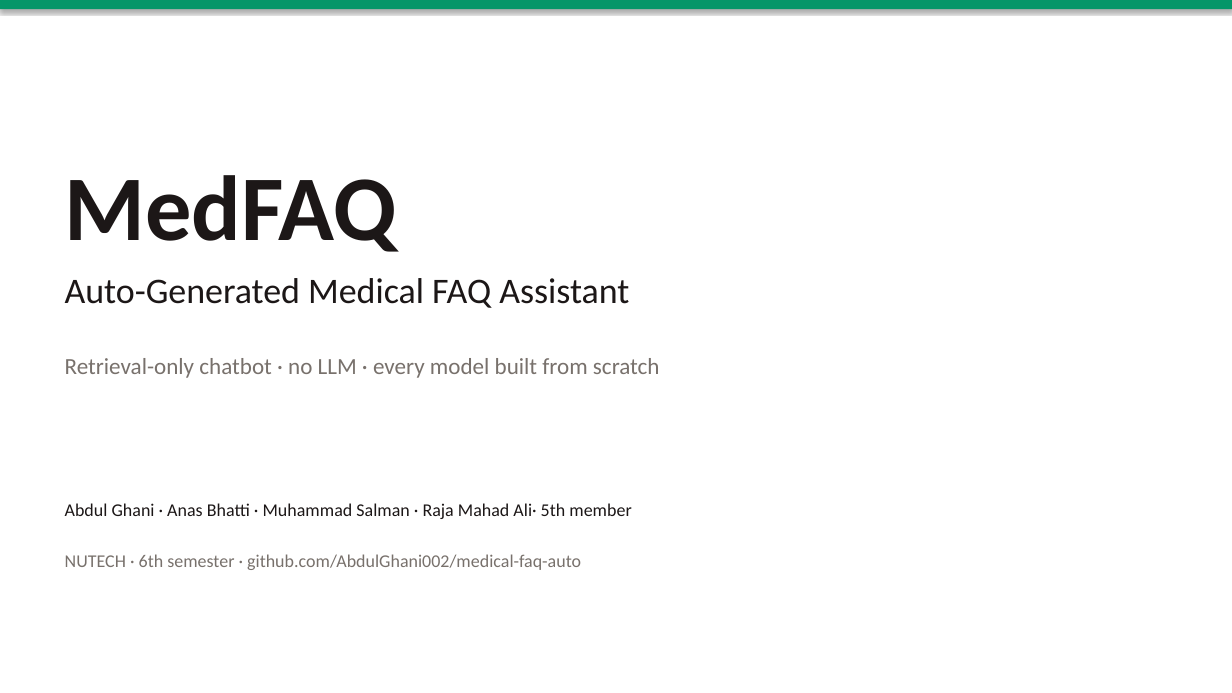
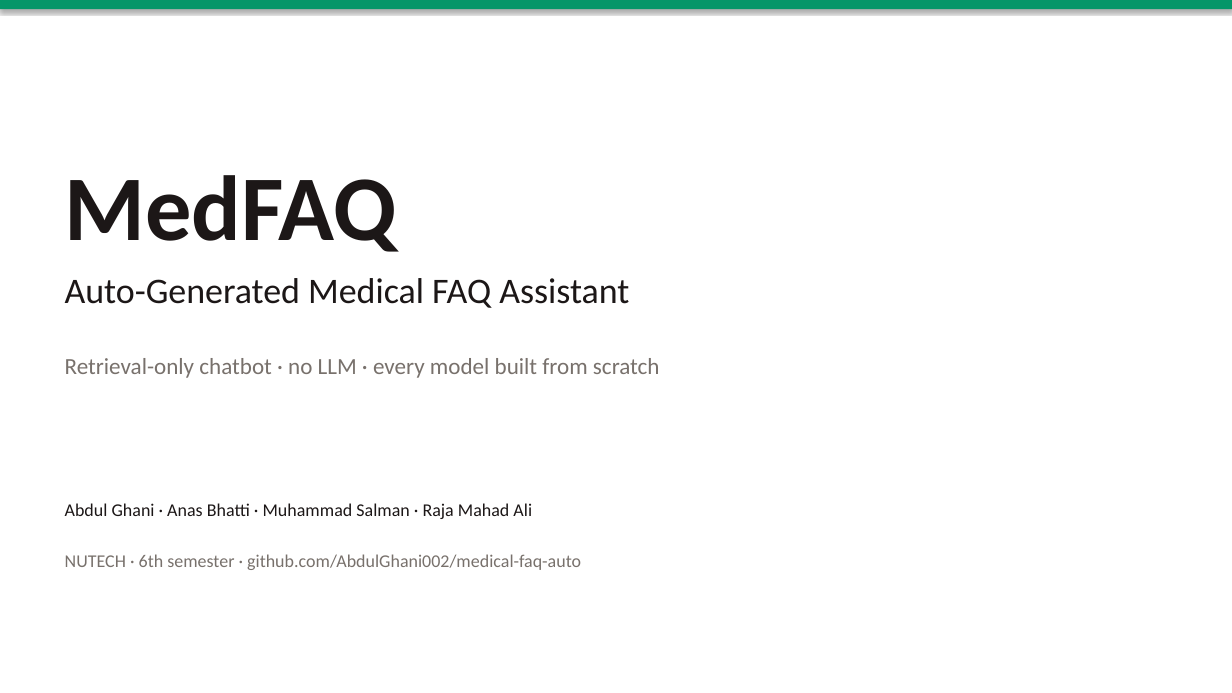
Before and after one commit to AbdulGhani002/medical-faq-auto, a slide deck: slide 1 of MedFAQ_Slides.pptx. Drawn at 1232x693 pixels with LibreOffice and Linux fonts; fonts in the diff are those of the drawing. Boxes give left, top, right and bottom in pixels: in the first picture for what was removed or moved away, otherwise in the second. Text is boxed around its words. In the diff, an @@ line names an element or a change of style, - is before the commit and + after.

```diff
--- a/MedFAQ_Slides.pptx
+++ b/MedFAQ_Slides.pptx
@@ text at (65,503,532,519): text changed @@
-Abdul Ghani · Anas Bhatti · Muhammad Salman · Raja Mahad Ali· 5th member
+Abdul Ghani · Anas Bhatti · Muhammad Salman · Raja Mahad Ali
```
Also in this commit, not shown: 10 other slides changed, 4 other files.
